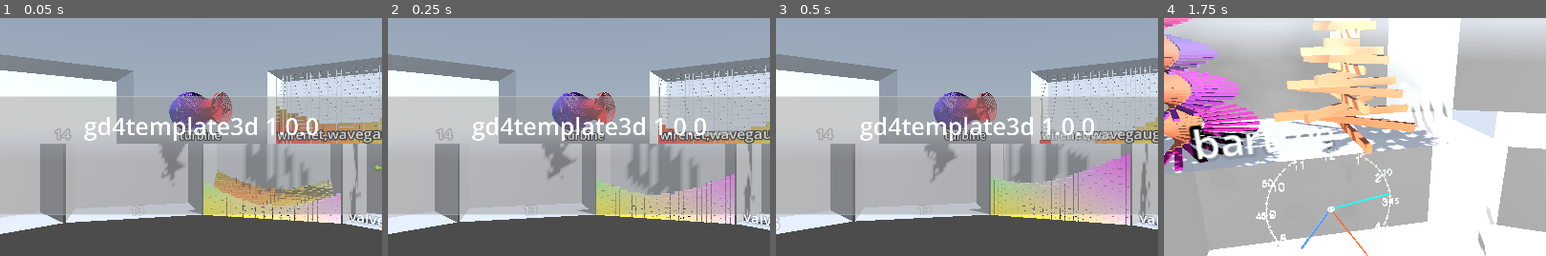
Above: before the commit, frames 1-4 (left to right).
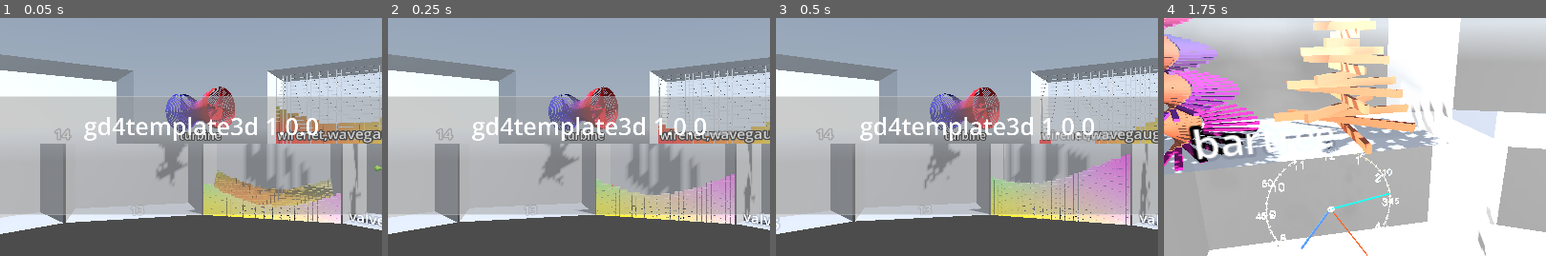
Above: after the commit, the same moments.

Repository: kasworld/gd4template3d
Game: Godot game, scene res://main.tscn
Same seed, same stepped clock (60 frames per second), same inputs: the game is played once before the commit and once after it. A sky picture missing from this copy of the repository is replaced by a grey-blue gradient.
Inputs (mouse positions are % of the whole screen's width and height, from its top left):
- Up to frame 1 (0.05 s): no input
- Up to frame 2 (0.25 s): no input
- Up to frame 3 (0.5 s): no input
- Up to frame 4 (1.75 s): tap Enter at 0.5 s; move the mouse to (72, 45) at 0.52 s; hold Right 0.53-1.28 s; tap Q at 0.6 s; click (72, 45) at 0.67 s; move the mouse to (30, 55) at 1.27 s; hold Down from 1.28 s (still down); tap E at 1.35 s
The pictures show only the part of the screen within x 24-74%, y 24-74%; the shares and areas given below are measured in that part.

The runs differ from the first frame. In frame 1, 1.4% of the frame differs, in the area x 41-62%, y 28-70%; in frame 2, 1.6%, in the area x 39-61%, y 28-70%; in frame 3, 1.5%; in frame 4, nothing differs.

Commit message:
change scale fn

Diff:
--- a/turbine/turbine.gd
+++ b/turbine/turbine.gd
@@ -11,7 +11,7 @@
 	add_child(blades)
 	for i in count:
 		var rate := float(i)/float(count-1)
-		var r_scale := (sin(rate*PI*2)+3)/4
+		var r_scale := (cos(rate*PI*2)+3)/4
 		var scaled_size := Vector3(r_scale,r_scale,1)
 		var co := co1.lerp(co2, rate)
 		var ring_pos := Vector3(0,0,-count*ring_width/2 + i*ring_width)
